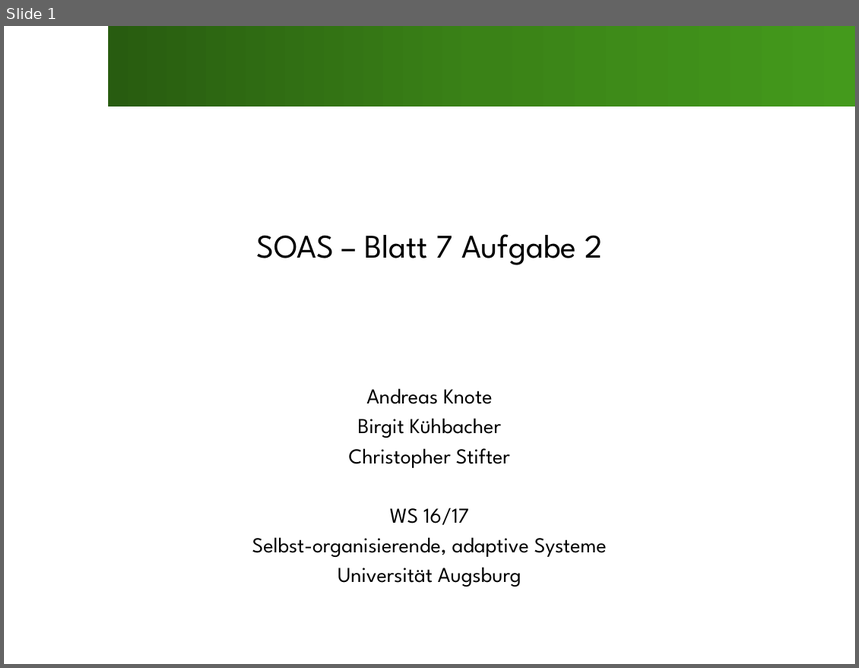
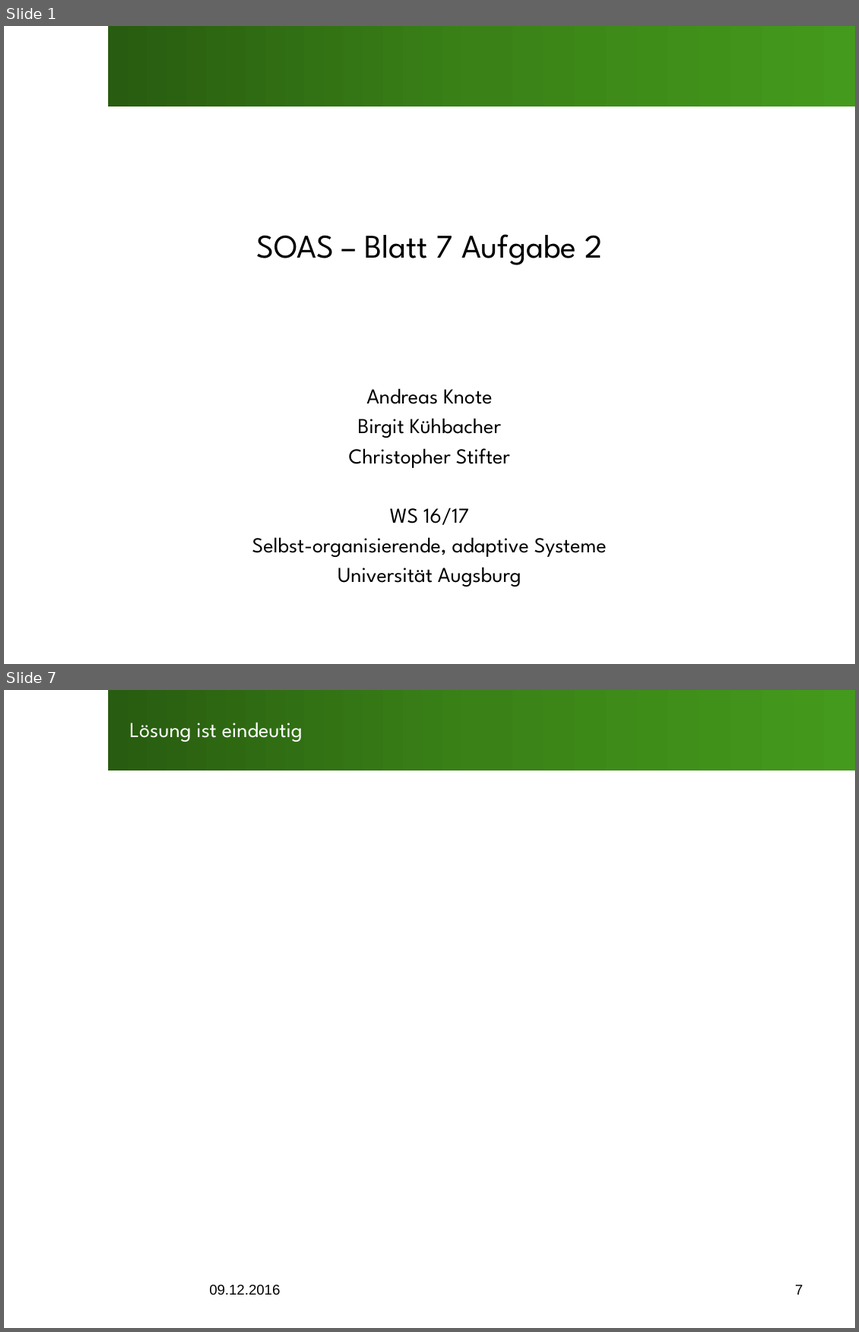
Before and after one commit to SOAS-Uni-Augsburg/ws16-17-group-13, a slide deck: Blatt07/Uebung7.pptx. Shown one above the other, each under a label of ours: slide 1 before the commit, slides 1 and 7 after it; the slides between them are not shown. The pictures are 859x668 and 859x1332 pixels, drawn with LibreOffice and Linux fonts; fonts in the diff are those of the drawing; grey boxes stand for pictures; background and template pictures are left out. Boxes give left, top, right and bottom in pixels: in the first picture for what was removed or moved away, otherwise in the second. Text is boxed around its words. In the diff, an @@ line names an element or a change of style, - is before the commit and + after.

```diff
--- a/Blatt07/Uebung7.pptx
+++ b/Blatt07/Uebung7.pptx
@@ slide 7 added at box(4, 690, 855, 1328), background #FFFFFF; not listed: 1 template element that a slide beside it also shows @@
@@ title added at box(129, 722, 303, 742), 18 pt, text #FFFFFF @@
+Lösung ist eindeutig
@@ text added at box(209, 1285, 280, 1296), 12 pt, text #000000 @@
+09.12.2016
@@ page number added at box(795, 1285, 803, 1295), 12 pt, text #000000 @@
+7
```
Also in this commit, not shown: 15 slides changed, 14 other slides added, 1 other file.
